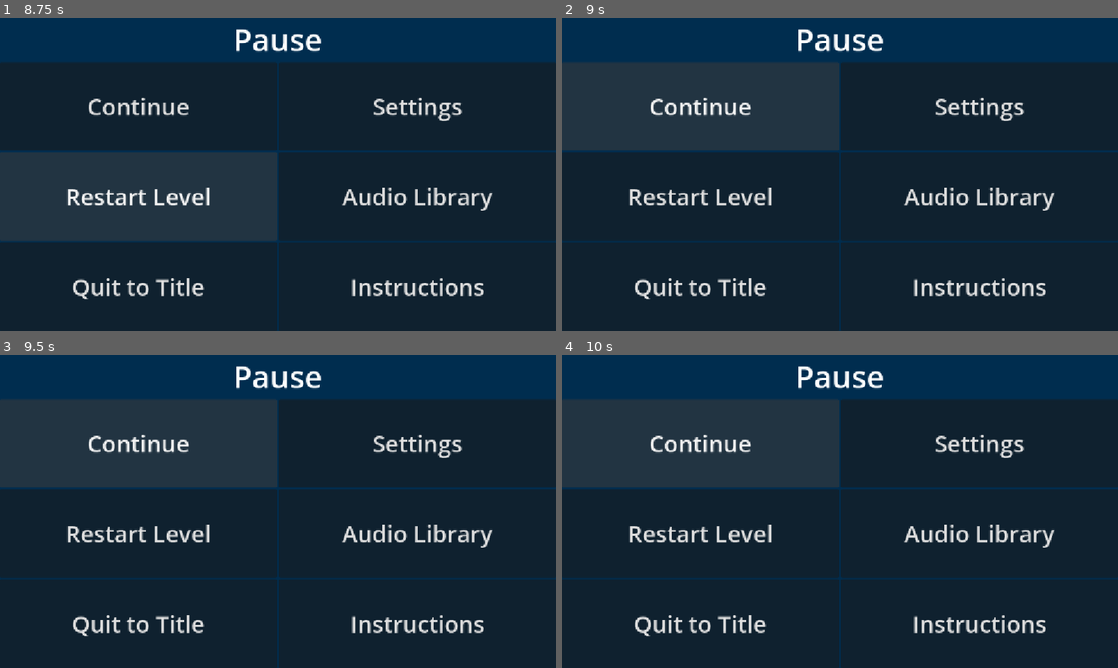
Above: before the commit, frames 1-4 (two rows, left to right).
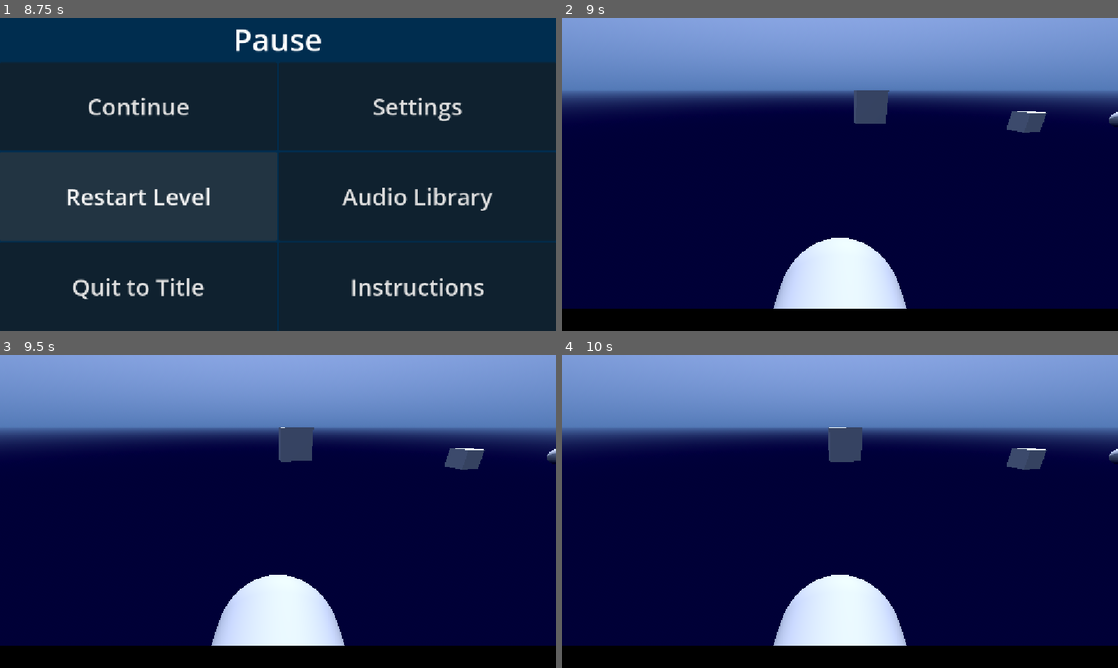
Above: after the commit, the same moments.

Repository: PeterDrake/yachtsinkers
Game: Godot game, scene res://yachtsinkers.tscn
Two runs of this game, one before a commit and one after it. Both use one fixed random seed, a clock stepped at 60 frames per second and the inputs below. Sound files missing from this copy of the repository are replaced by a short silence.
Inputs (mouse positions are in pixels of both pictures, inside the frame that each line leads up to):
- Up to frame 1 (8.75 s): hold Right (right) 0.53-1.28 s; tap 1 (bite) at 0.6, 3.6 s; hold Left (left) 1.28-2.03 s; tap 2 (dive) at 1.35 s; hold Right (right) 2.03-2.78 s; tap 3 (slap) at 2.1 s; hold Up (forward) 2.78-3.53 s; tap Space (space) at 2.85 s; hold Left (left) 3.53-4.25 s; tap Escape (pause) at 4.15 s; click "Restart Level" at 4.25 s; click "Settings" at 5 s; click "Audio Library" at 5.75 s; click "Instructions" at 6.5 s; click "Restart Level" at 7.25 s; click "Restart Level" at 8 s
- Up to frame 2 (9 s): click "Continue" at 8.75 s
- Up to frame 3 (9.5 s): no input
- Up to frame 4 (10 s): click (701, 442) at 9.5 s, where only the run before the commit has a clickable "Continue"

Frame 1 is identical in both runs. In frame 2, 100% of the frame differs, in the area x 0-100%, y 0-100%; in frame 3, 100%; in frame 4, 100%.
Error in both runs: Out of bounds get index '0' (on base: 'PackedStringArray') (res://speech.gd:3)

Commit message:
Continue button works

Diff:
--- a/pause_menu.gd
+++ b/pause_menu.gd
@@ -5,13 +5,19 @@
 func _process(_delta: float) -> void:
 	if Input.is_action_just_pressed("pause"):
 		if visible:
-			print("unpause")
-			get_tree().paused = false
-			hide()
+			unpause()
 		else:
-			print("pause")
-			get_tree().paused = true
-			show()
+			pause()
+
+func pause():
+	print("pause")
+	get_tree().paused = true
+	show()
+
+func unpause():
+	print("unpause")
+	get_tree().paused = false
+	hide()
 
 func _on_visibility_changed() -> void:
 	if visible:
@@ -20,3 +26,21 @@
 		if yachtsinkers:
 			var caption = yachtsinkers.current_level.find_child("Caption")
 			caption.grab_focus()
+
+func _on_continue_button_pressed() -> void:
+	unpause()
+
+func _on_restart_button_pressed() -> void:
+	pass # Replace with function body.
+
+func _on_quit_button_pressed() -> void:
+	pass # Replace with function body.
+
+func _on_settings_button_pressed() -> void:
+	pass # Replace with function body.
+
+func _on_audio_library_button_pressed() -> void:
+	pass # Replace with function body.
+
+func _on_instructions_button_pressed() -> void:
+	pass # Replace with function body.
--- a/pause_menu.tscn
+++ b/pause_menu.tscn
@@ -119,3 +119,9 @@
 text = "Instructions"
 
 [connection signal="visibility_changed" from="." to="." method="_on_visibility_changed"]
+[connection signal="pressed" from="VBoxContainer/HBoxContainer/VBoxContainer/ContinueButton" to="." method="_on_continue_button_pressed"]
+[connection signal="pressed" from="VBoxContainer/HBoxContainer/VBoxContainer/RestartButton" to="." method="_on_restart_button_pressed"]
+[connection signal="pressed" from="VBoxContainer/HBoxContainer/VBoxContainer/QuitButton" to="." method="_on_quit_button_pressed"]
+[connection signal="pressed" from="VBoxContainer/HBoxContainer/VBoxContainer2/SettingsButton" to="." method="_on_settings_button_pressed"]
+[connection signal="pressed" from="VBoxContainer/HBoxContainer/VBoxContainer2/AudioLibraryButton" to="." method="_on_audio_library_button_pressed"]
+[connection signal="pressed" from="VBoxContainer/HBoxContainer/VBoxContainer2/InstructionsButton" to="." method="_on_instructions_button_pressed"]
